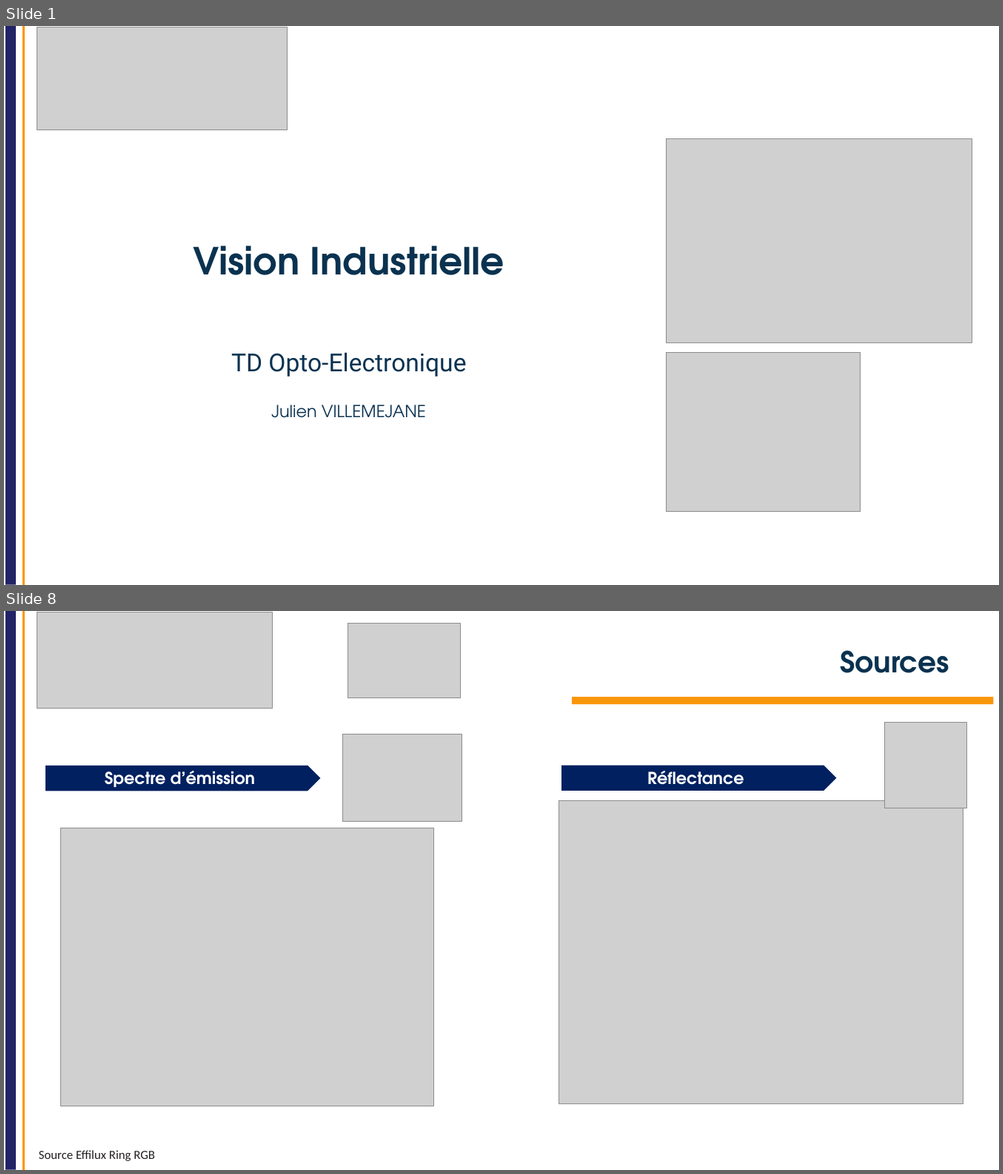
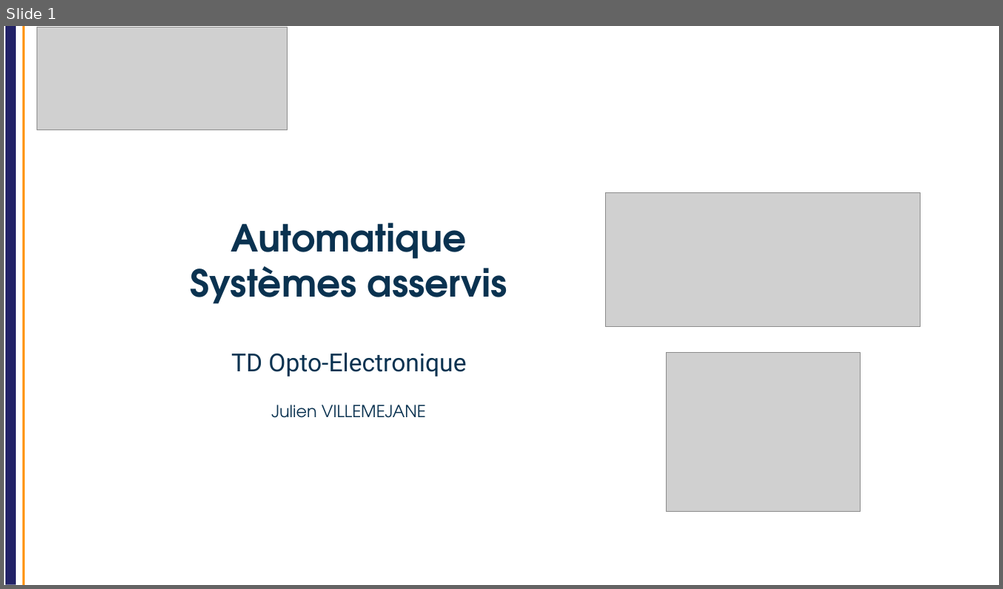
Before and after one commit to IOGS-Digital-Methods/semester-5, a slide deck: OptoElectronique/TD/2026/TD_asservissement/S5_OptoElectronique_TD_auto_2026.pptx. Shown one above the other, each under a label of ours: slides 1 and 8 before the commit, slide 1 after it; the slides between them are not shown. The pictures are 1003x1174 and 1003x589 pixels, drawn with LibreOffice and Linux fonts; fonts in the diff are those of the drawing; grey boxes stand for pictures; background and template pictures are left out. Boxes give left, top, right and bottom in pixels: in the first picture for what was removed or moved away, otherwise in the second. Text is boxed around its words. In the diff, an @@ line names an element or a change of style, - is before the commit and + after.

```diff
--- a/OptoElectronique/TD/2026/TD_asservissement/S5_OptoElectronique_TD_auto_2026.pptx
+++ b/OptoElectronique/TD/2026/TD_asservissement/S5_OptoElectronique_TD_auto_2026.pptx
@@ slide 8 removed at (4, 611, 999, 1170), background #FFFFFF; not listed: 2 template elements that a slide beside it also shows @@
@@ picture removed at (37, 612, 273, 709) @@
@@ picture removed at (347, 623, 460, 698) @@
@@ title removed at (839, 650, 949, 673) @@
-Sources
@@ rectangle removed at (572, 697, 993, 704) @@
@@ picture removed at (343, 734, 462, 822) @@
@@ picture removed at (885, 722, 967, 808) @@
@@ pentagon arrow removed at (45, 766, 320, 791) @@
-Spectre d’émission
@@ pentagon arrow removed at (561, 766, 836, 791) @@
-Réflectance
@@ picture removed at (558, 800, 963, 1104) @@
@@ picture removed at (61, 829, 434, 1106) @@
@@ text removed at (39, 1150, 155, 1162) @@
-Source Effilux Ring RGB
@@ slide 1 changed as well @@
@@ picture removed at (666, 139, 972, 343) @@
@@ picture added at (606, 192, 920, 326) @@
@@ title at (190, 223, 507, 304): text changed @@
-Vision Industrielle
+Automatique
+Systèmes asservis
```
Also in this commit, not shown: 15 slides added, 37 other slides removed, 5 other files.
